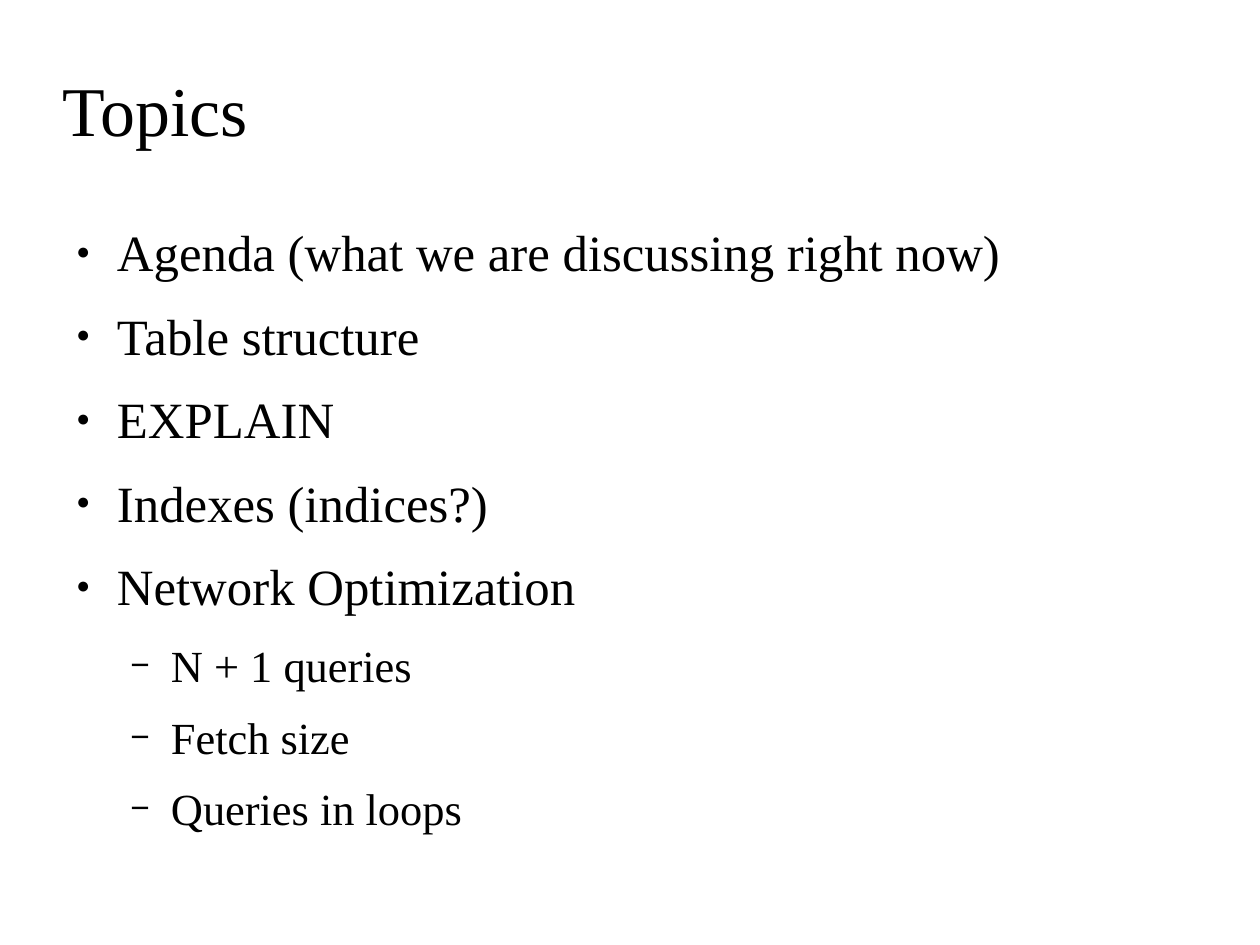
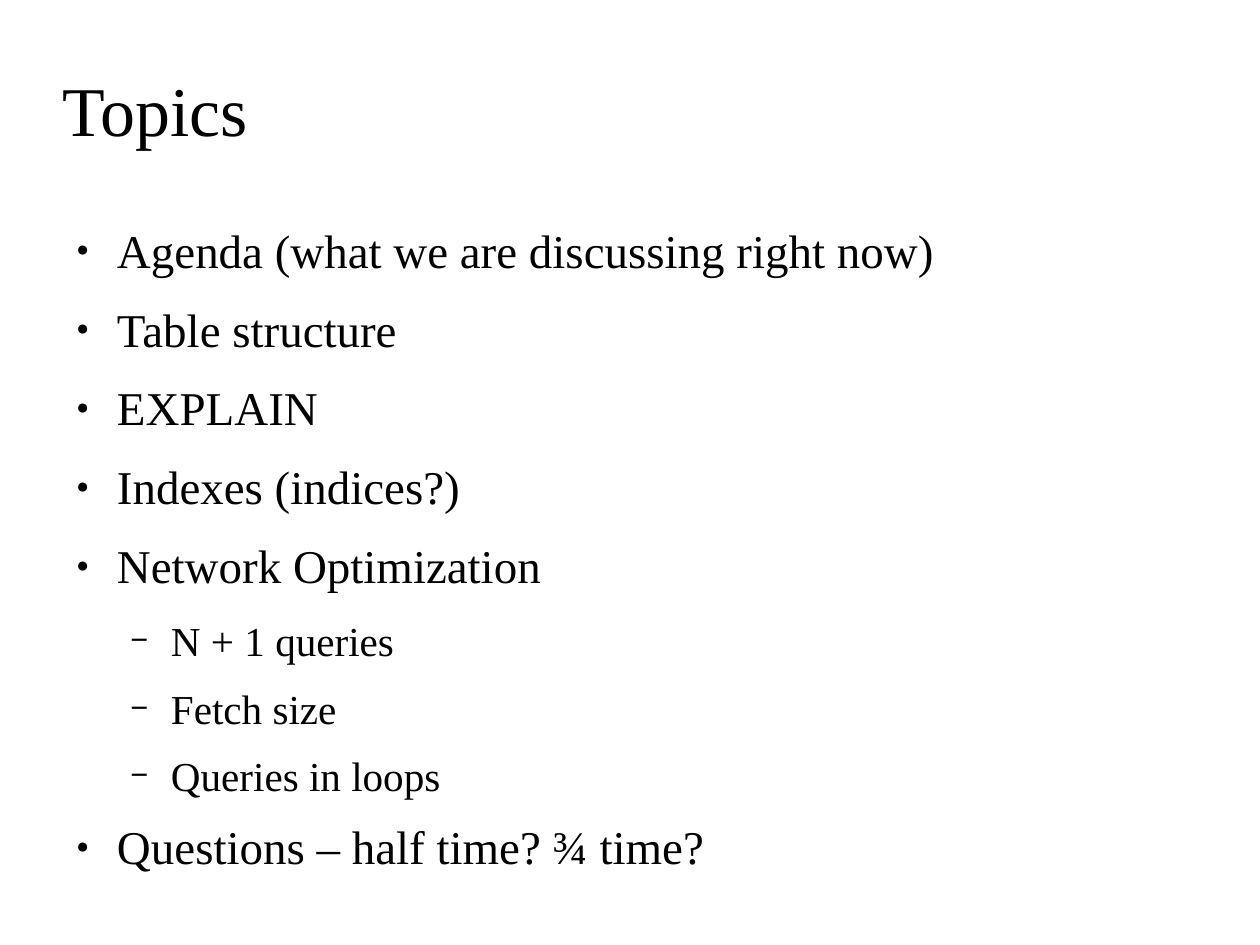
Before and after one commit to aaronFranssell/performance-tuning-and-jmeter, a slide deck: slide 2 of presentation.odp. Drawn at 1260x945 pixels with LibreOffice and Linux fonts; fonts in the diff are those of the drawing; background and template pictures are left out. Boxes give left, top, right and bottom in pixels: in the first picture for what was removed or moved away, otherwise in the second. Text is boxed around its words. In the diff, an @@ line names an element or a change of style, - is before the commit and + after.

```diff
--- a/presentation.odp
+++ b/presentation.odp
@@ text at [117,235,934,800]: size 32 to 29.6 pt in "Agenda (what we are discussing right now)", "Table structure", "EXPLAIN", "Indexes (indices?)" and 1 more places; size 28 to 25.9 pt in "N + 1 queries", "Fetch size", "Queries in loops" @@
@@ text at [117,831,704,872]: paragraph added @@
+● Questions – half time? ¾ time?
```
Also in this commit, not shown: 4 slides added, 2 other files.
